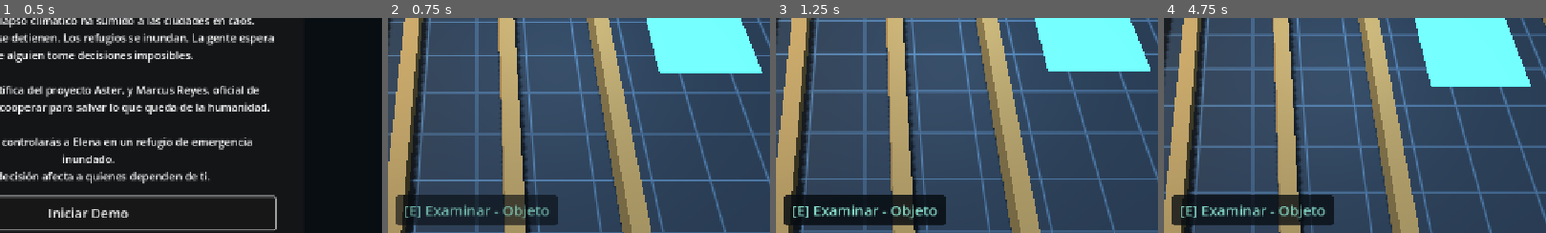
Above: before the commit, frames 1-4 (left to right).
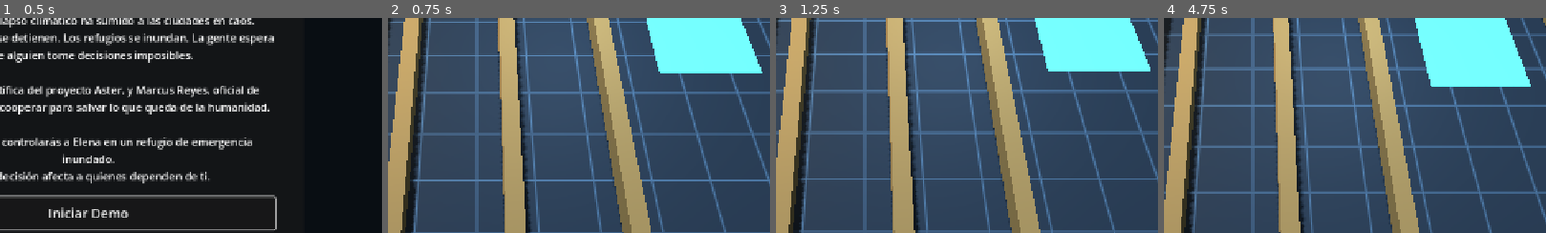
Above: after the commit, the same moments.

Repository: xabiervc/final-thaw
Game: Godot game, scene res://scenes/ui/main_menu.tscn
Two runs of this game, one before a commit and one after it. Both use one fixed random seed, a clock stepped at 60 frames per second and the inputs below.
Inputs (mouse positions are % of the whole screen's width and height, from its top left):
- Up to frame 1 (0.5 s): no input
- Up to frame 2 (0.75 s): click "Iniciar Demo" at 0.5 s
- Up to frame 3 (1.25 s): no input
- Up to frame 4 (4.75 s): tap E (interact) at 1.25, 2.75, 4.25 s; move the mouse to (72, 45) at 1.27 s; hold D (move_right) 1.28-2 s; hold E (interact) 1.28-2 s; click (72, 45) at 1.42 s; drag from (30, 55) to (45, 70) at 2.02 s; move the mouse to (60, 28) at 2.77 s; hold D (move_right) 2.78-3.5 s; hold E (interact) 2.78-3.5 s; tap L (attack_secondary) at 2.85 s; drag from (45, 70) to (20, 35) at 3.52 s; move the mouse to (80, 65) at 4.27 s; hold A (move_left) from 4.28 s (still down); hold E (interact) from 4.28 s (still down); tap Space (dodge) at 4.35 s
The pictures show only the part of the screen within x 38-88%, y 23-73%; the shares and areas given below are measured in that part.

Frame 1 is identical in both runs. In frame 2, 5.5% of the frame differs, in the area x 2-45%, y 82-97%; in frame 3, 5.6%; in frame 4, 5.7%.
Error after the commit: Invalid call. Nonexistent function 'get_flag' in base 'Node (game_manager.gd)'. (res://scripts/ui/prompt_hud.gd:117)

Commit message:
feat(accessibility): apply high contrast and reduced motion in shelter UI

Diff:
--- a/scripts/ui/narrative_panel.gd
+++ b/scripts/ui/narrative_panel.gd
@@ -31,7 +31,6 @@
 	add_child(_panel)
 	_label = Label.new()
 	_label.autowrap_mode = TextServer.AUTOWRAP_WORD_SMART
-	_apply_font_scale()
 	_label.horizontal_alignment = HORIZONTAL_ALIGNMENT_CENTER
 	_label.vertical_alignment = VERTICAL_ALIGNMENT_CENTER
 	_label.mouse_filter = Control.MOUSE_FILTER_IGNORE
@@ -40,11 +39,17 @@
 	_timer.one_shot = true
 	_timer.timeout.connect(_hide_panel)
 	add_child(_timer)
-	GameManager.stats_changed.connect(_apply_font_scale)
+	GameManager.stats_changed.connect(_apply_accessibility)
+	_apply_accessibility()
 
-func _apply_font_scale() -> void:
-	if _label != null:
-		_label.add_theme_font_size_override("font_size", int(22.0 * clampf(GameManager.font_scale, 0.75, 2.0)))
+func _apply_accessibility() -> void:
+	if _label == null:
+		return
+	_label.add_theme_font_size_override("font_size", int(22.0 * clampf(GameManager.font_scale, 0.75, 2.0)))
+	if GameManager.get_flag("accessibility_high_contrast"):
+		_label.add_theme_color_override("font_color", Color.WHITE)
+	else:
+		_label.add_theme_color_override("font_color", Color(0.94, 0.96, 0.95))
 
 func show_message(text: String, duration: float = 8.0) -> void:
 	_label.text = text
--- a/scripts/ui/prompt_hud.gd
+++ b/scripts/ui/prompt_hud.gd
@@ -84,7 +84,8 @@
 	_prompt.mouse_filter = Control.MOUSE_FILTER_IGNORE
 	add_child(_prompt)
 
-	GameManager.stats_changed.connect(_apply_font_scale)
+	GameManager.stats_changed.connect(_apply_accessibility)
+	_apply_accessibility()
 
 func _style(alpha: float) -> StyleBoxFlat:
 	var s := StyleBoxFlat.new()
@@ -104,7 +105,7 @@
 	parent.add_child(l)
 	return l
 
-func _apply_font_scale() -> void:
+func _apply_accessibility() -> void:
 	var scale := clampf(GameManager.font_scale, 0.75, 2.0)
 	_objective.add_theme_font_size_override("font_size", int(22 * scale))
 	_hint.add_theme_font_size_override("font_size", int(17 * scale))
@@ -112,6 +113,21 @@
 	_status.add_theme_font_size_override("font_size", int(18 * scale))
 	_condition.add_theme_font_size_override("font_size", int(16 * scale))
 	_prompt.add_theme_font_size_override("font_size", int(24 * scale))
+
+	if GameManager.get_flag("accessibility_high_contrast"):
+		_objective.add_theme_color_override("font_color", Color.WHITE)
+		_hint.add_theme_color_override("font_color", Color(1.0, 0.95, 0.6))
+		_instructions.add_theme_color_override("font_color", Color(0.9, 0.95, 1.0))
+		_status.add_theme_color_override("font_color", Color(0.7, 1.0, 1.0))
+		_condition.add_theme_color_override("font_color", Color.WHITE)
+		_prompt.add_theme_color_override("font_color", Color(0.7, 1.0, 0.9))
+	else:
+		_objective.add_theme_color_override("font_color", Color(0.94, 0.96, 0.95))
+		_hint.add_theme_color_override("font_color", Color(0.95, 0.88, 0.55))
+		_instructions.add_theme_color_override("font_color", Color(0.72, 0.8, 0.84))
+		_status.add_theme_color_override("font_color", Color(0.6, 0.92, 0.95))
+		_condition.add_theme_color_override("font_color", Color(0.85, 0.95, 0.92))
+		_prompt.add_theme_color_override("font_color", Color(0.55, 0.9, 0.82))
 
 func _process(_delta: float) -> void:
 	var p := get_tree().get_first_node_in_group("player")
@@ -164,6 +180,13 @@
 	_last_prompt = text
 	if _tween != null:
 		_tween.kill()
+	if GameManager.get_flag("accessibility_reduced_motion"):
+		if text.is_empty():
+			_prompt.modulate.a = 0.0
+		else:
+			_prompt.text = text
+			_prompt.modulate.a = 1.0
+		return
 	_tween = create_tween()
 	if text.is_empty():
 		_tween.tween_property(_prompt, "modulate:a", 0.0, 0.2)
--- a/scripts/vertical_slice/flooded_shelter.gd
+++ b/scripts/vertical_slice/flooded_shelter.gd
@@ -12,6 +12,15 @@
 const OXYGEN_NORMAL := Color("eff4ee")
 const OXYGEN_WARNING := Color("f2c14e")
 const OXYGEN_CRITICAL := Color("f26d5b")
+const HC_BG := Color("101418")
+const HC_WATER := Color("1d3b4d")
+const HC_LOCKED := Color("5a5a5a")
+const HC_ACTIVE := Color("00e5a0")
+const HC_HIGHLIGHT := Color("ffffff")
+const HC_TEXT := Color("ffffff")
+const HC_OXYGEN_NORMAL := Color("ffffff")
+const HC_OXYGEN_WARNING := Color("ffd400")
+const HC_OXYGEN_CRITICAL := Color("ff5252")
 const MENU_PATH := "res://scenes/ui/main_menu.tscn"
 const PLAYER_START := Vector2(125, 390)
 const WORLD_MIN := Vector2(80, 130)
@@ -35,13 +44,13 @@
 	_restore_persistent_shelter_state()
 
 	var floor_rect := ColorRect.new()
-	floor_rect.color = BG
+	floor_rect.color = _palette().bg
 	floor_rect.size = Vector2(2100, 800)
 	add_child(floor_rect)
 
 	for n in 3:
 		var room := ColorRect.new()
-		room.color = WATER if n > 0 else Color("30465a")
+		room.color = _palette().water if n > 0 else Color("30465a")
 		room.position = Vector2(70 + n * 650, 110)
 		room.size = Vector2(600, 550)
 		add_child(room)
@@ -76,8 +85,34 @@
 	if narrative_panel != null and narrative_panel.has_signal("narrative_dismissed"):
 		narrative_panel.narrative_dismissed.connect(_on_narrative_dismissed)
 
+	GameManager.stats_changed.connect(_on_accessibility_changed)
 	_update_interactable_visuals()
 	_update_ui(NarrativeTextManager.get_shelter_intro())
+
+func _palette() -> Dictionary:
+	if GameManager.get_flag("accessibility_high_contrast"):
+		return {
+			"bg": HC_BG,
+			"water": HC_WATER,
+			"locked": HC_LOCKED,
+			"active": HC_ACTIVE,
+			"highlight": HC_HIGHLIGHT,
+			"text": HC_TEXT,
+			"oxygen_normal": HC_OXYGEN_NORMAL,
+			"oxygen_warning": HC_OXYGEN_WARNING,
+			"oxygen_critical": HC_OXYGEN_CRITICAL,
+		}
+	return {
+		"bg": BG,
+		"water": WATER,
+		"locked": LOCKED,
+		"active": ACTIVE,
+		"highlight": HIGHLIGHT,
+		"text": TEXT,
+		"oxygen_normal": OXYGEN_NORMAL,
+		"oxygen_warning": OXYGEN_WARNING,
+		"oxygen_critical": OXYGEN_CRITICAL,
+	}
 
 func _restore_persistent_shelter_state() -> void:
 	var power := GameStateManager.get_flag("shelter_power_restored")
@@ -100,7 +135,7 @@
 	area.add_child(shape_node)
 
 	var graphic := ColorRect.new()
-	graphic.color = LOCKED
+	graphic.color = _palette().locked
 	graphic.position = Vector2(-45, -45)
 	graphic.size = Vector2(90, 90)
 	area.add_child(graphic)
@@ -108,7 +143,7 @@
 	var label := Label.new()
 	label.text = kind
 	label.position = Vector2(-44, -82)
-	label.add_theme_color_override("font_color", TEXT)
+	label.add_theme_color_override("font_color", _palette().text)
 	area.add_child(label)
 
 	add_child(area)
@@ -119,7 +154,7 @@
 	var label := Label.new()
 	label.position = pos
 	label.text = value
-	label.add_theme_color_override("font_color", TEXT)
+	label.add_theme_color_override("font_color", _palette().text)
 	label.add_theme_font_size_override("font_size", int(20.0 * GameManager.font_scale))
 	parent.add_child(label)
 	return label
@@ -228,15 +263,21 @@
 	narrative_grace_left = NARRATIVE_GRACE_SECONDS
 	_update_interactable_visuals()
 
+func _on_accessibility_changed() -> void:
+	_update_interactable_visuals()
+	_update_ui()
+
 func _update_interactable_visuals() -> void:
+	var palette := _palette()
 	for kind in interactables:
 		var data: Dictionary = interactables[kind]
 		var graphic: ColorRect = data["graphic"]
 		var label: Label = data["label"]
 		var is_active := _is_interactable_active(kind)
-		graphic.color = ACTIVE if is_active else LOCKED
-		graphic.self_modulate = HIGHLIGHT if kind == highlighted_kind else Color.WHITE
+		graphic.color = palette.active if is_active else palette.locked
+		graphic.self_modulate = palette.highlight if kind == highlighted_kind else Color.WHITE
 		label.text = _interactable_prompt(kind)
+		label.add_theme_color_override("font_color", palette.text)
 
 func _is_interactable_active(kind: String) -> bool:
 	match kind:
@@ -263,6 +304,7 @@
 	return kind
 
 func _update_ui(message: String = "") -> void:
+	var palette := _palette()
 	hud.text = NarrativeTextManager.get_shelter_hud(
 		rules.power_on,
 		rules.valves_open,
@@ -271,11 +313,11 @@
 	)
 
 	var oxygen_state := rules.oxygen_state()
-	var oxygen_color := OXYGEN_NORMAL
+	var oxygen_color: Color = palette.oxygen_normal
 	if oxygen_state == "warning":
-		oxygen_color = OXYGEN_WARNING
+		oxygen_color = palette.oxygen_warning
 	elif oxygen_state == "critical":
-		oxygen_color = OXYGEN_CRITICAL
+		oxygen_color = palette.oxygen_critical
 	hud.add_theme_color_override("font_color", oxygen_color)
 
 	if not message.is_empty():
